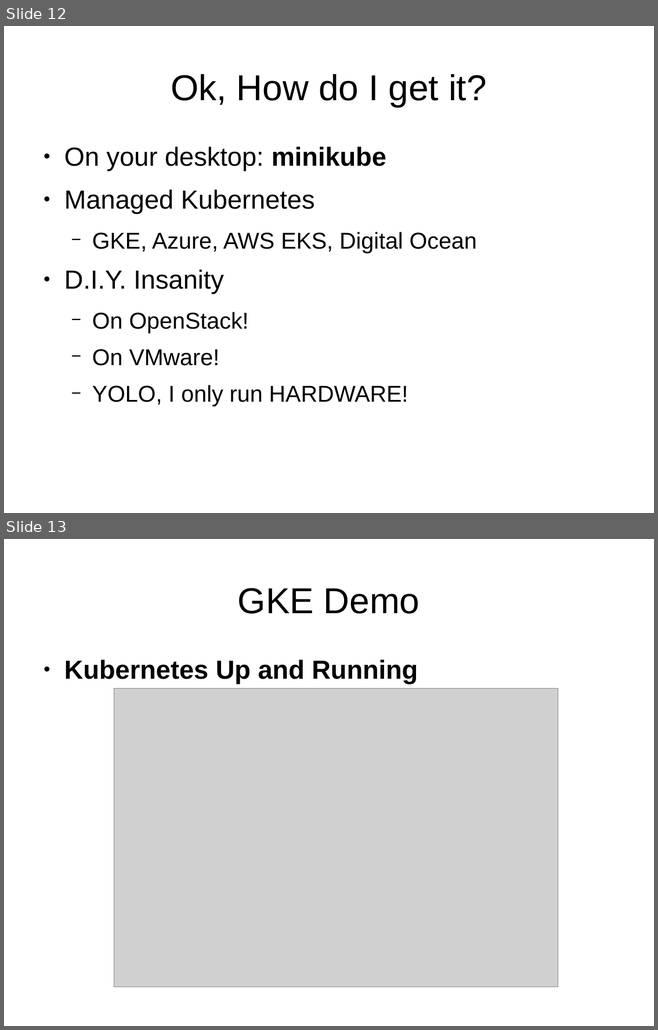
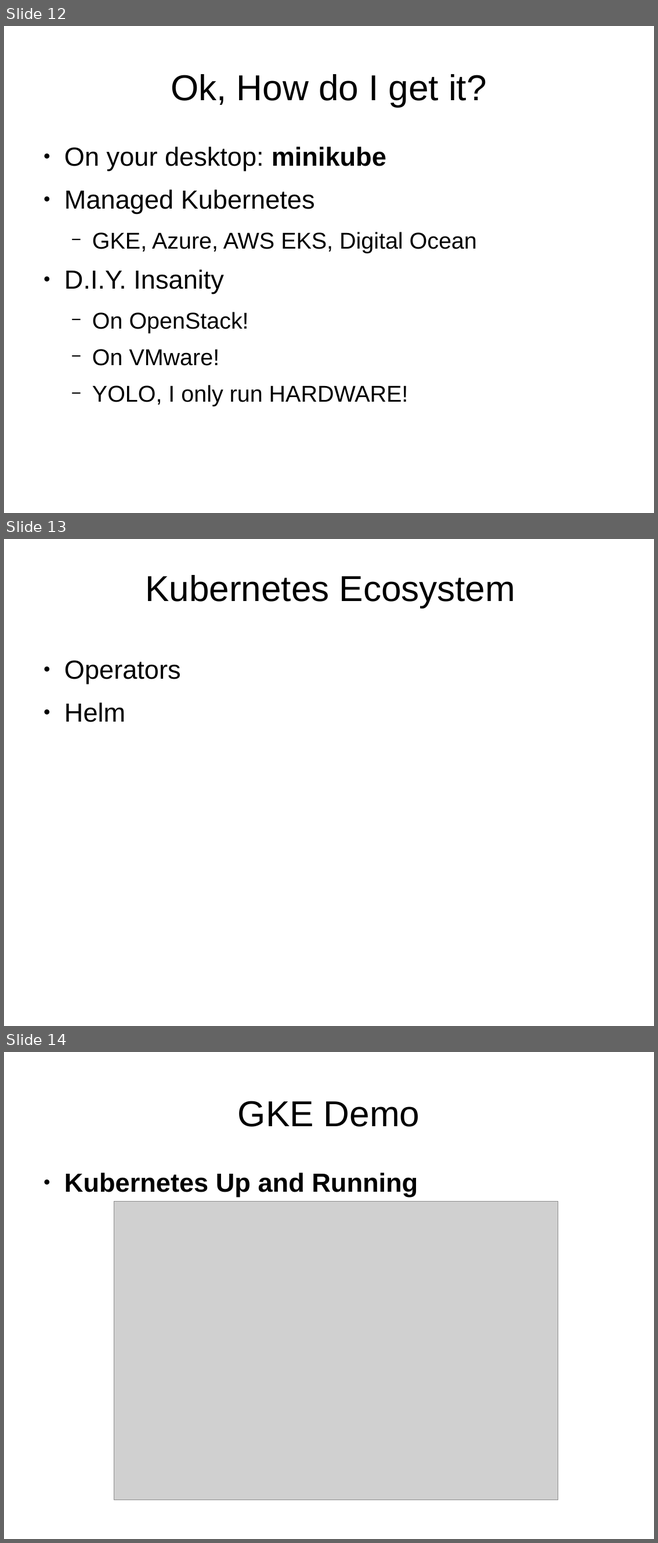
Before and after one commit to ajmaidak/qclug-kubernetes-presto, a slide deck: Kubernetes.odp. Shown one above the other, each under a label of ours: slides 12 and 13 before the commit, slides 12, 13 and 14 after it. The pictures are 658x1030 and 658x1543 pixels, drawn with LibreOffice and Linux fonts; fonts in the diff are those of the drawing; grey boxes stand for pictures. Boxes give left, top, right and bottom in pixels: in the first picture for what was removed or moved away, otherwise in the second. Text is boxed around its words. In the diff, an @@ line names an element or a change of style, - is before the commit and + after.

Commit message:
Start on Operators

```diff
--- a/Kubernetes.odp
+++ b/Kubernetes.odp
@@ slide 13 added at <box>4,539,654,1026</box>, background #FFFFFF @@
@@ title added at <box>145,575,515,607</box>, 44 pt, text #000000 @@
+Kubernetes Ecosystem
@@ text added at <box>64,660,181,722</box>, 32 pt, text #000000 @@
+● Operators
+● Helm
@@ what was slide 13 is now slide 14 @@
```
Also in this commit, not shown: 2 other files.
